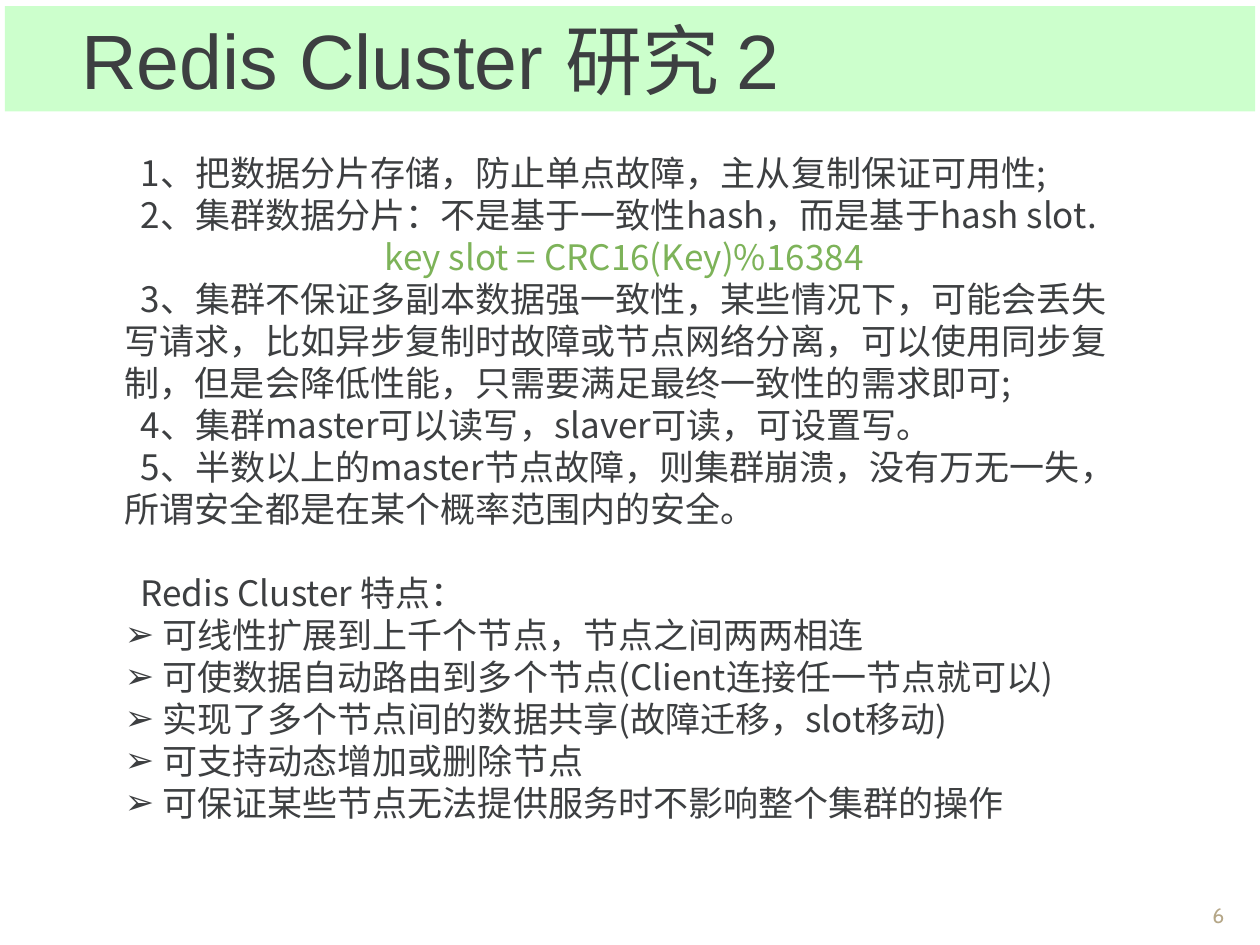
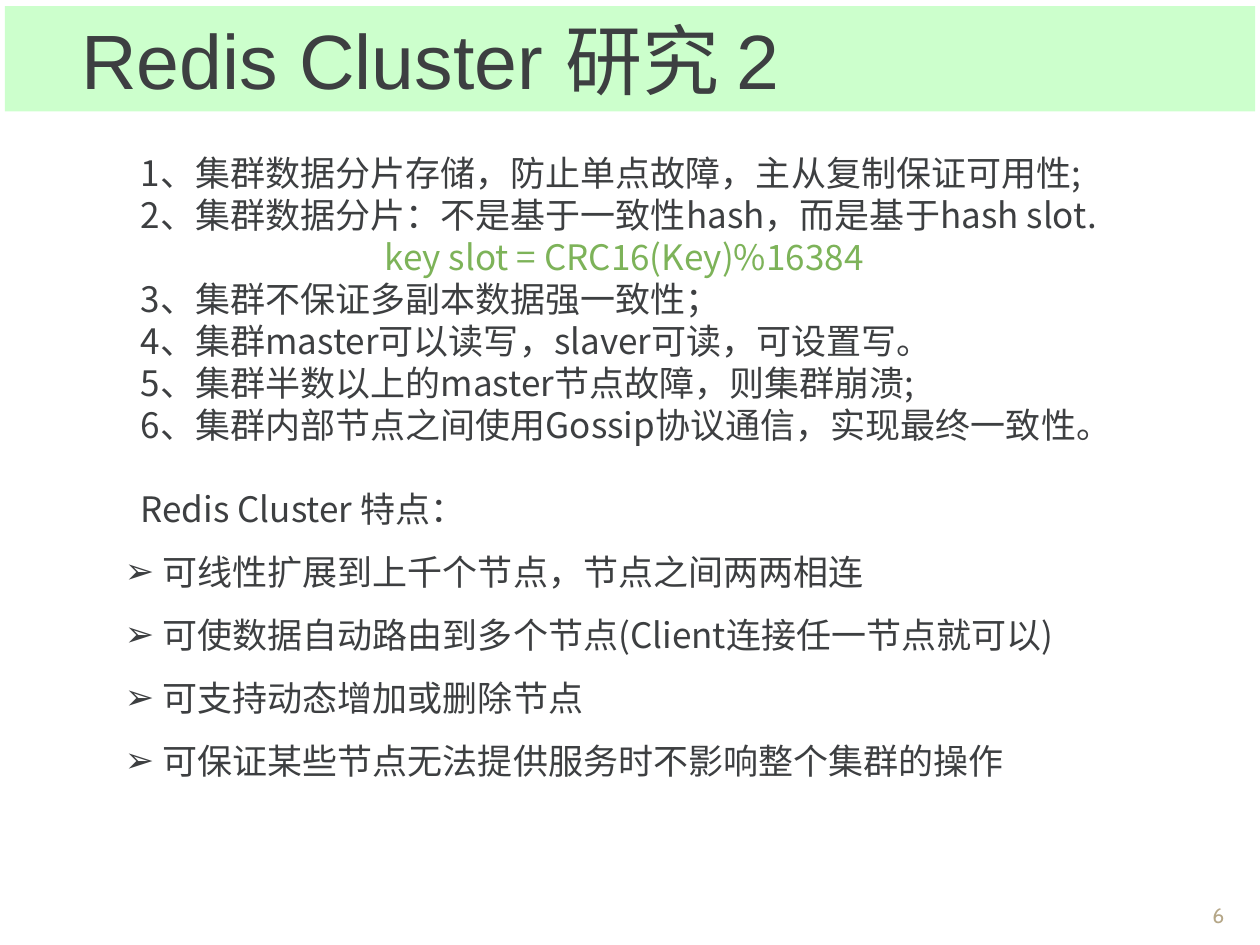
Before and after one commit to Spectrumleeee/Works, a slide deck: slide 6 of document/转正答辩_云平台部_黎光谱.ppt. Drawn at 1260x945 pixels with LibreOffice and Linux fonts; fonts in the diff are those of the drawing; background and template pictures are left out. Boxes give left, top, right and bottom in pixels: in the first picture for what was removed or moved away, otherwise in the second. Text is boxed around its words. In the diff, an @@ line names an element or a change of style, - is before the commit and + after.

Commit message:
2014-11-13-17-59

```diff
--- a/document/转正答辩_云平台部_黎光谱.ppt
+++ b/document/转正答辩_云平台部_黎光谱.ppt
@@ text at <box>141,156,1082,193</box>: text changed @@
-1、把数据分片存储，防止单点故障，主从复制保证可用性;
+1、集群数据分片存储，防止单点故障，主从复制保证可用性;
@@ text at <box>141,277,721,318</box>: text changed @@
-3、集群不保证多副本数据强一致性，某些情况下，可能会丢失写请求，比如异步复制时故障或节点网络分离，可以使用同步复制，但是会降低性能，只需要满足最终一致性的需求即可;
+3、集群不保证多副本数据强一致性；
@@ text at <box>141,366,1112,446</box>: text changed @@
-5、半数以上的master节点故障，则集群崩溃，没有万无一失，所谓安全都是在某个概率范围内的安全。
+5、集群半数以上的master节点故障，则集群崩溃;
+6、集群内部节点之间使用Gossip协议通信，实现最终一致性。
@@ text at <box>162,555,1053,777</box>: line spacing 1 to 1.5 @@
@@ text at <box>162,702,947,739</box>: paragraph removed @@
-➢ 实现了多个节点间的数据共享(故障迁移，slot移动)
```
Also in this commit, not shown: 4 other slides changed, 2 slides added, 1 slide removed.
